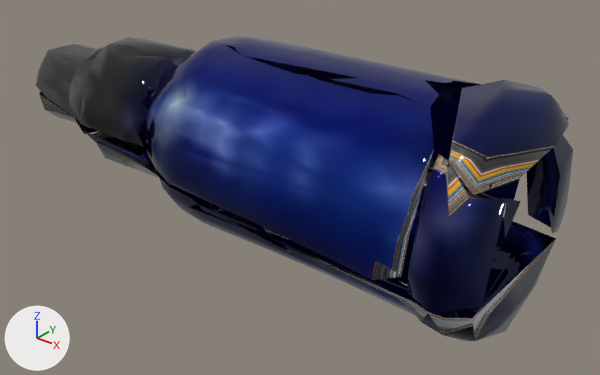
The glTF model assets/items3d/glas-medizinflasche.glb: old version first, new version second.
Both versions are drawn from a camera (50 mm lens) standing at (0.1047, -0.1237, 0.0919) and looking at (0.0023, 0.0042, 0.0126). Lighting does not change. The marker at lower left points along +X, +Y and +Z. The picture after the commit comes second.

Names of what the first picture shows: 'glas-medizinflasche'.
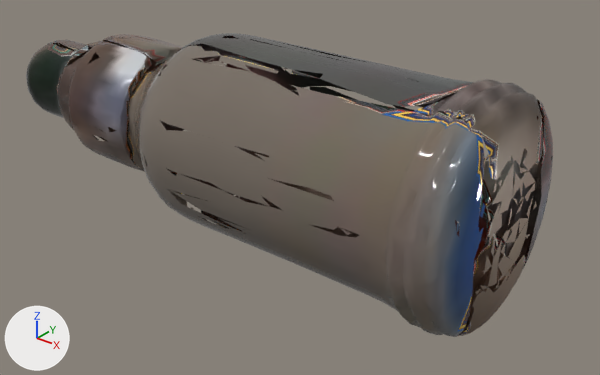
Changed parts and their boxes (x1, y1, x2, y2) in the pictures (600 x 375 px; the box of a moved part takes in the faces that stretch with it):
'glas-medizinflasche', reshaped: before (36, 36, 573, 341); after (26, 33, 553, 337)
part 1 of me_glas_medizinflasche, rebuilt (24% taller): before (36, 36, 520, 280); after (48, 33, 553, 337)
part 2 of me_glas_medizinflasche, deleted: before (84, 80, 570, 341)
part 3 of me_glas_medizinflasche, built on: before (39, 92, 98, 134); after (26, 43, 99, 140)
part 4 of me_glas_medizinflasche, moved or reshaped: before (407, 135, 573, 315); after (473, 83, 549, 289)

What changed in the scene script:
```text
Change me_glas_medizinflasche:
    used by ob_glas_medizinflasche; location = (0.0, 0.0, 0.0)
    remove me_glas_medizinflasche.from_pydata(...)  # 888 vertices, 1599 faces; spans x -0.0771..0.0569, y -0.0235..0.023, z -0.0005..0.0468
    add me_glas_medizinflasche.from_pydata(...)  # 3543 vertices, 5999 faces; spans x -0.0806..0.0535, y -0.0241..0.0224, z 0.0..0.0463
    me_glas_medizinflasche part 1: the loose piece of 430 vertices spanning x -0.0771..0.0455, y -0.0222..0.022, z 0.0144..0.045 is rebuilt with 3229 vertices and now spans x -0.0806..0.0535, y -0.0241..0.0224, z 0.0..0.0463
    me_glas_medizinflasche part 2: 7 loose pieces with 353 vertices, spanning x -0.0748..0.0568, y -0.0205..0.02, z -0.0005..0.0468, are deleted
    me_glas_medizinflasche part 3: 49 vertices removed from x -0.0765..-0.053, y -0.0123..0.0112, z 0.0127..0.0215; 188 vertices added at x -0.0802..-0.0509, y -0.0116..0.0068, z 0.0118..0.0355
    me_glas_medizinflasche part 4: 56 vertices removed from x 0.0451..0.0569, y -0.0235..0.023, z 0.0135..0.0396; 39 vertices added at x 0.035..0.0533, y -0.0138..0.019, z 0.0076..0.0455
    other edits to the shape of me_glas_medizinflasche do not show in these pictures
```
